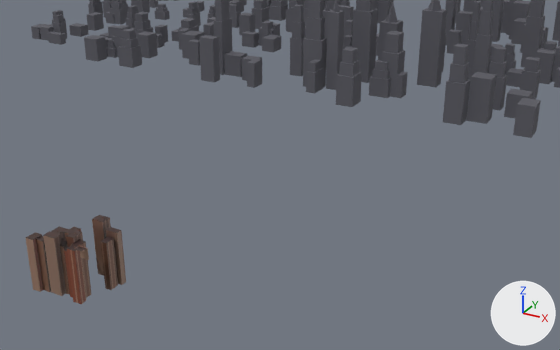
One commit to the glTF model public/rooftop.glb: the scene before it, then after it.
Rendered twice from a 50 mm lens placed at (567.0, -565.0, 428.0), pointed at (146.0, 201.0, 45.0). Arrows for +X, +Y and +Z are at lower right; the lights stay in place. The first picture is the older version. Where no turn or scale is listed for an object, it has been applied to the vertices.

The first picture shows 'below', 'skyline' and 1 more.
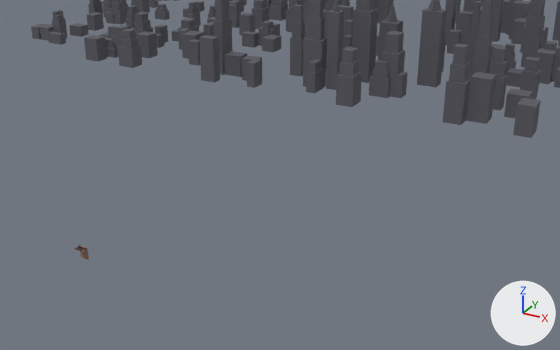
Boxes (x1, y1, x2, y2) around the edits, measured in the pictures (560 x 350 px):
```json
{"object": "below", "change": "deleted", "before": [26, 215, 126, 304], "on screen": "brown"}
```

Scene script edits in JSON lines:
```json
{"op": "remove", "block": "ob_below", "code": ["ob_below = bpy.data.objects.new('below', me_cube_079)", "ob_below.location = (-50.5, 48.1, -44.8)"]}
```
